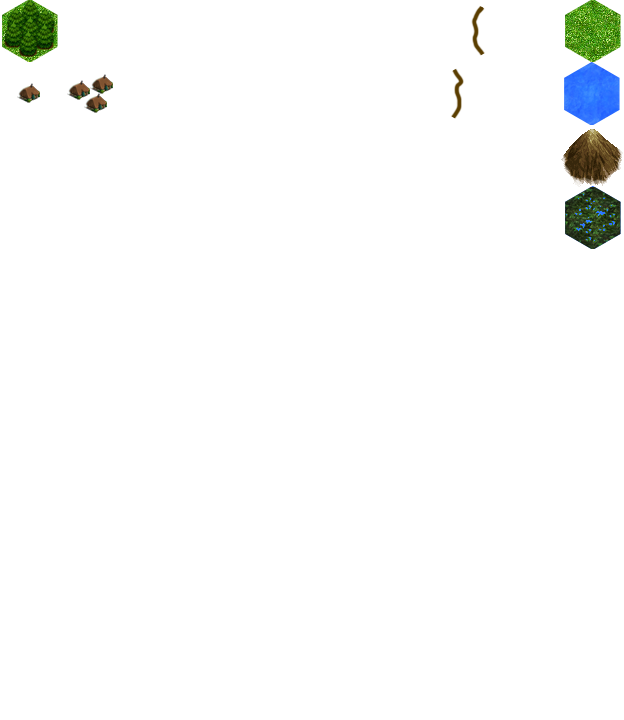
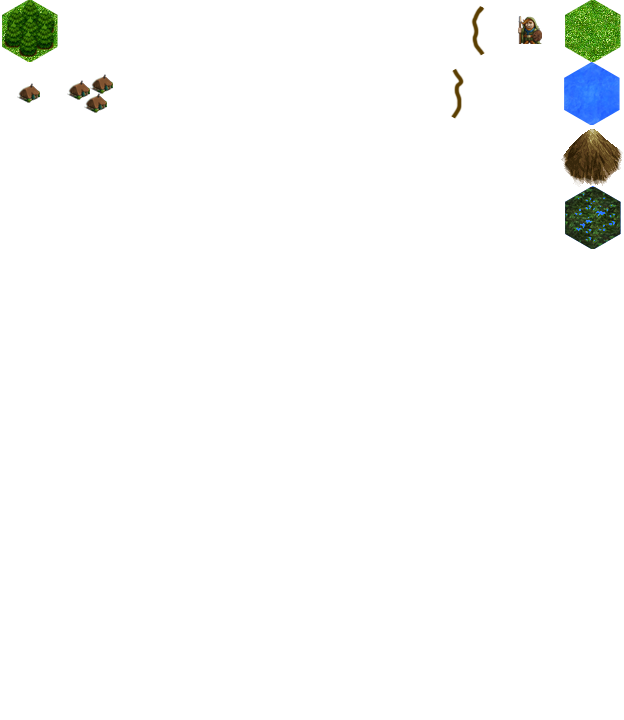
Layers edited between the first and the second 624x720 image:
added layer "Dawf Spear" above "Road_2" over [518, 16, 542, 44]
